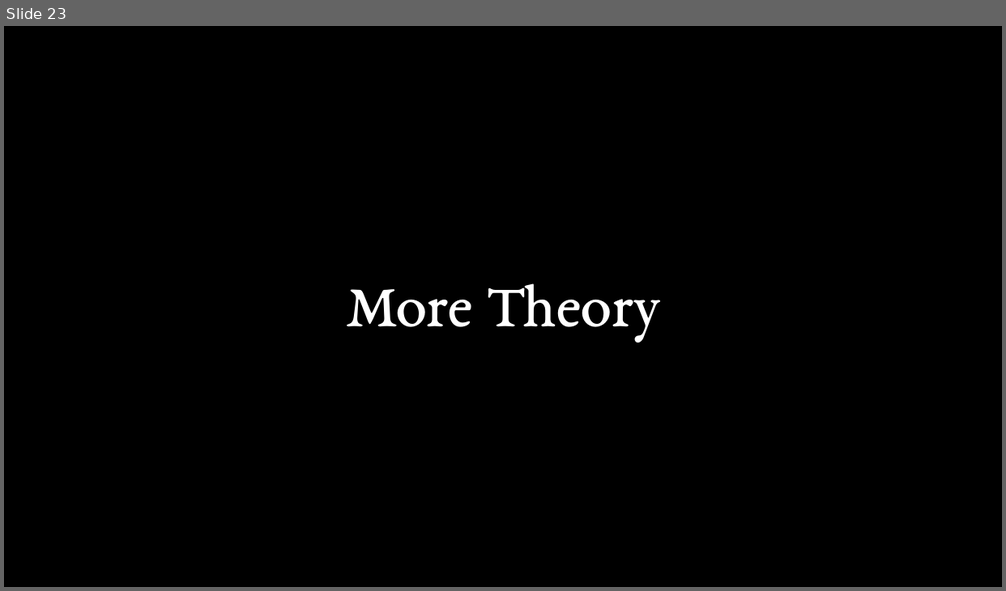
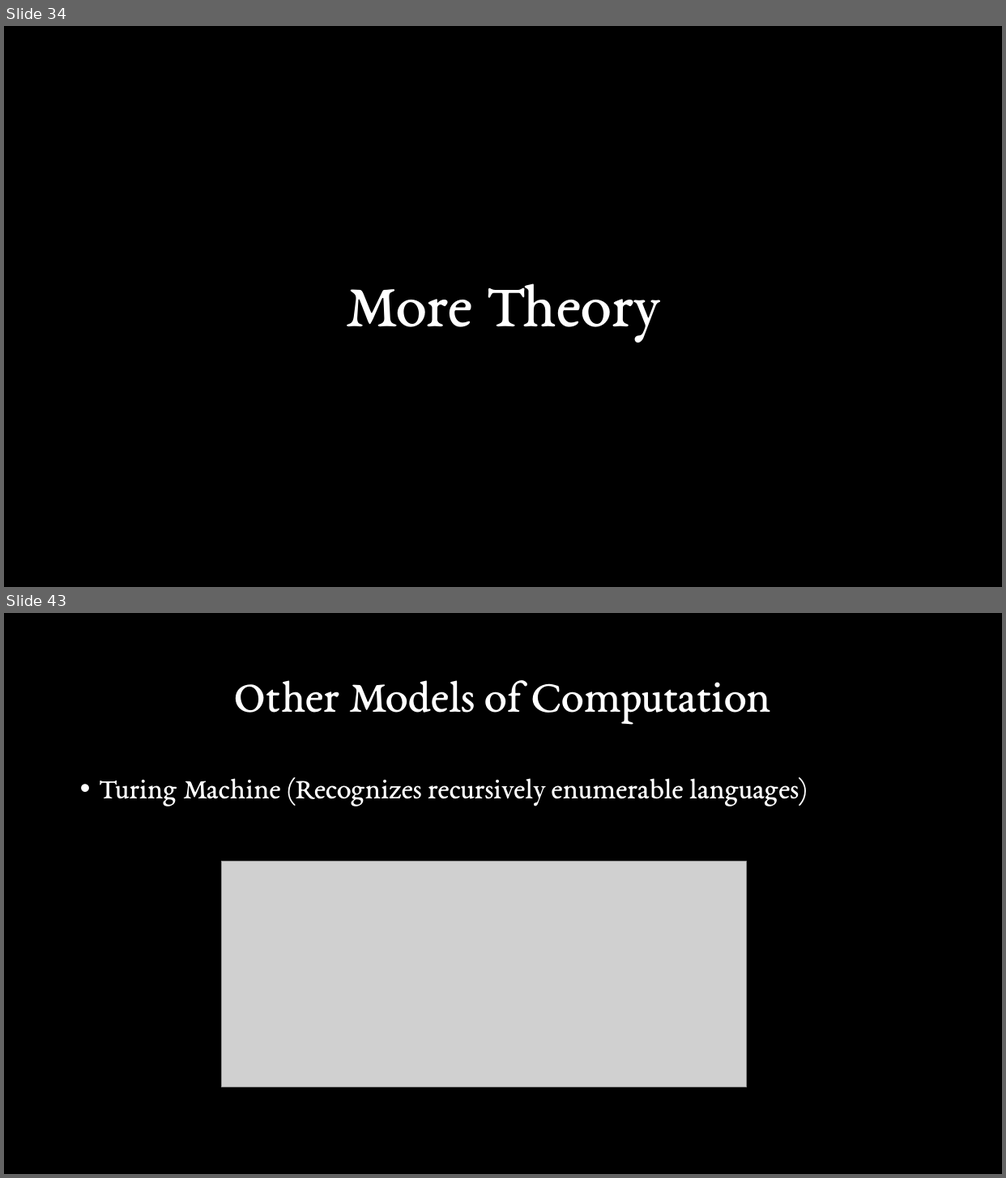
Before and after one commit to Stirling-USCC/state-machines-workshop, a slide deck: Presentation.pptx. Shown one above the other, each under a label of ours: slide 23 before the commit, slides 34 and 43 after it; the slides between them are not shown. The pictures are 1006x591 and 1006x1178 pixels, drawn with LibreOffice and Linux fonts; fonts in the diff are those of the drawing; grey boxes stand for pictures. Boxes give left, top, right and bottom in pixels: in the first picture for what was removed or moved away, otherwise in the second. Text is boxed around its words. In the diff, an @@ line names an element or a change of style, - is before the commit and + after.

```diff
--- a/Presentation.pptx
+++ b/Presentation.pptx
@@ slide 43 added at [4, 613, 1002, 1174], background #000000 @@
@@ title added at [234, 680, 771, 723], 44 pt, text #FFFFFF @@
+Other Models of Computation
@@ text added at [99, 777, 807, 806], 28 pt, text #FFFFFF @@
+• Turing Machine (Recognizes recursively enumerable languages)
@@ picture added at [222, 862, 747, 1088] @@
@@ what was slide 23 is now slide 34 @@
```
Also in this commit, not shown: 13 slides changed, 18 other slides added, 4 slides removed.
